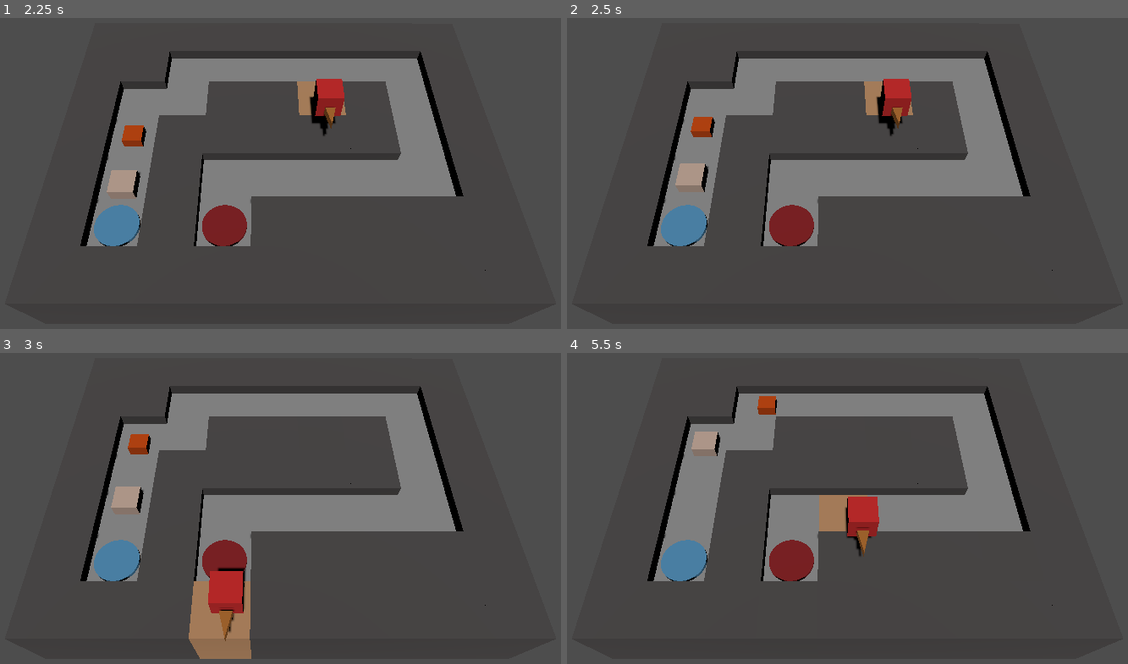
Above: before the commit, frames 1-4 (two rows, left to right).
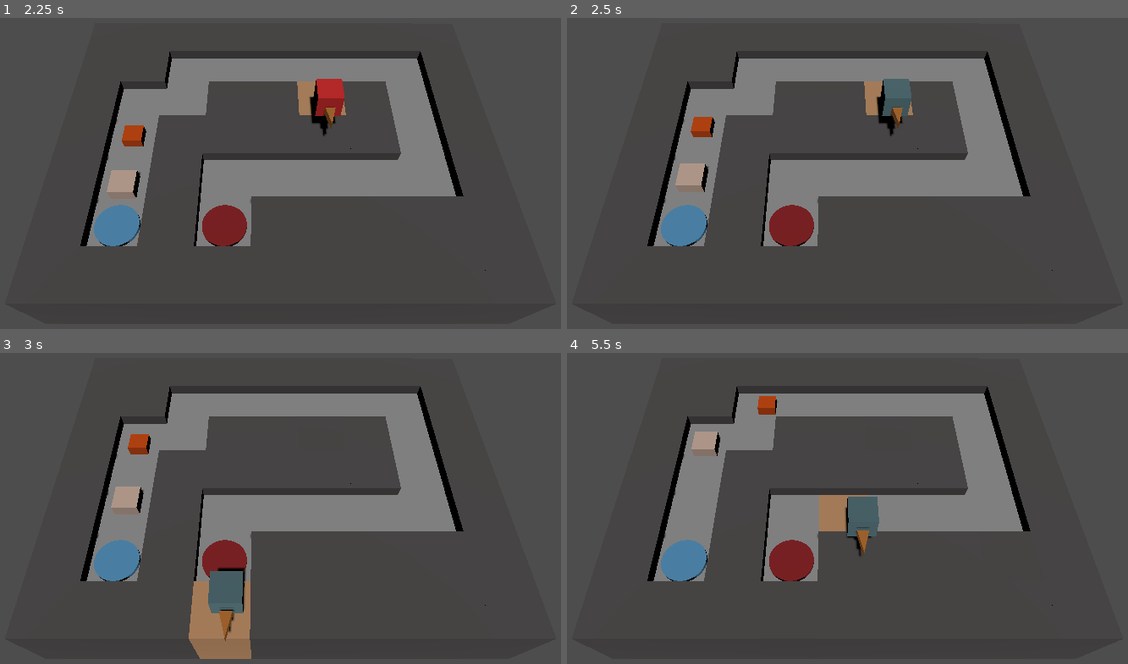
Above: after the commit, the same moments.

Repository: DanDFav/TD_Roguelike
Game: Godot game, scene res://Stages/test_stage.tscn
Same seed, same stepped clock (60 frames per second), same inputs: the game is played once before the commit and once after it.
Inputs (mouse positions are in pixels of both pictures, inside the frame that each line leads up to):
- Up to frame 1 (2.25 s): move the mouse to (409, 161) at 0.52 s; tap 1 (one) at 0.6 s; click (409, 161) at 0.67 s; tap 3 (three) at 0.8, 1.35 s; move the mouse to (123, 201) at 1.27 s; click (123, 201) at 1.42 s; tap 2 (two) at 1.55, 2.1 s; move the mouse to (330, 98) at 2.02 s; click (330, 98) at 2.17 s
- Up to frame 2 (2.5 s): tap 4 (four, bound only after the commit) at 2.3 s
- Up to frame 3 (3 s): move the mouse to (230, 592) at 2.77 s; tap 4 (four, bound only after the commit) at 2.85 s; click (230, 592) at 2.92 s
- Up to frame 4 (5.5 s): tap 1 (one) at 3.05, 3.6 s; move the mouse to (1032, 573) at 3.52 s; click (1032, 573) at 3.67 s; tap 3 (three) at 3.8, 4.35 s; move the mouse to (623, 458) at 4.27 s; click (623, 458) at 4.42 s; tap 2 (two) at 4.55, 5.1 s; move the mouse to (864, 517) at 5.02 s; click (864, 517) at 5.17 s; tap 4 (four, bound only after the commit) at 5.3 s

Frame 1 is identical in both runs. In frame 2, 0.5% of the frame differs, in the area x 56-62%, y 19-32%; in frame 3, 0.8%, in the area x 37-44%, y 70-84%; in frame 4, 0.6%.
Error in both runs: Invalid access to property or key 'selected_unit' on a base object of type 'null instance'. (res://Map-Building/Blocks/block.gd:17)

Commit message:
Working on abilities

Diff:
--- a/Controllers/unit_controller.gd
+++ b/Controllers/unit_controller.gd
@@ -3,6 +3,7 @@
 var ranged_unit_resource = preload("res://Units/Scenes/ranged_unit.tscn")
 var ground_unit_resource = preload("res://Units/Scenes/ground_unit.tscn")
 var healer_unit_resource = preload("res://Units/Scenes/healer_unit.tscn")
+var mirror_unit_resource = preload("res://Units/Scenes/mirror.tscn")
 var selected_unit
 
 
@@ -15,6 +16,8 @@
 		unit_selected("three")
 	elif Input.is_mouse_button_pressed(MOUSE_BUTTON_RIGHT):
 		deselect_unit()
+	elif Input.is_action_just_pressed("four"):
+		unit_selected("four")
 
 func unit_selected(unit):
 	deselect_unit()
@@ -25,6 +28,9 @@
 		selected_unit = ranged_unit_resource.instantiate()
 	elif unit == "three":
 		selected_unit = healer_unit_resource.instantiate()
+	elif unit == "four":
+		selected_unit = mirror_unit_resource.instantiate()
+
 	get_tree().root.add_child(selected_unit)
 	selected_unit = selected_unit.get_child(0)
 
--- a/Units/Scenes/ground_unit.tscn
+++ b/Units/Scenes/ground_unit.tscn
@@ -13,6 +13,8 @@
 material = SubResource("StandardMaterial3D_ejads")
 
 [sub_resource type="BoxShape3D" id="BoxShape3D_j8m6v"]
+
+[sub_resource type="BoxShape3D" id="BoxShape3D_bl4ea"]
 
 [sub_resource type="BoxShape3D" id="BoxShape3D_sqb5u"]
 
@@ -50,6 +52,13 @@
 [node name="mesh_collision" type="CollisionShape3D" parent="Unit" groups=["friendly_unit"]]
 transform = Transform3D(0.5, 0, 0, 0, 0.5, 0, 0, 0, 0.5, 0, 0, 0)
 shape = SubResource("BoxShape3D_j8m6v")
+
+[node name="area_body_shape" type="Area3D" parent="Unit"]
+
+[node name="CollisionShape3D" type="CollisionShape3D" parent="Unit/area_body_shape"]
+transform = Transform3D(0.5, 0, 0, 0, 0.5, 0, 0, 0, 0.5, 0, 0, 0)
+shape = SubResource("BoxShape3D_bl4ea")
+disabled = true
 
 [node name="Area3D" type="Area3D" parent="Unit" groups=["friendly_unit"]]
 input_ray_pickable = false
@@ -117,6 +126,7 @@
 [node name="Stats" type="Node3D" parent="."]
 script = ExtResource("3_fnxa7")
 
+[connection signal="input_event" from="Unit/area_body_shape" to="Unit" method="on_click"]
 [connection signal="body_entered" from="Unit/Area3D" to="Unit" method="_on_area_3d_body_entered"]
 [connection signal="body_exited" from="Unit/Area3D" to="Unit" method="_on_area_3d_body_exited"]
 [connection signal="body_entered" from="Unit/range/Area3D" to="Unit/range" method="body_entered_attack_range"]
--- a/Units/Scenes/healer_unit.tscn
+++ b/Units/Scenes/healer_unit.tscn
@@ -20,6 +20,8 @@
 [sub_resource type="PrismMesh" id="PrismMesh_loa3a"]
 material = SubResource("StandardMaterial3D_g8its")
 size = Vector3(0.2, 1, 0.1)
+
+[sub_resource type="BoxShape3D" id="BoxShape3D_ip323"]
 
 [sub_resource type="BoxShape3D" id="BoxShape3D_sqb5u"]
 
@@ -54,6 +56,13 @@
 [node name="direct_indicator" type="MeshInstance3D" parent="Unit"]
 transform = Transform3D(-0.00215161, 0.400374, -3.8444e-10, 0.00892082, 7.65061e-06, -1.66335, -1.00218, -0.000859507, -0.0148061, 0.5187, 0, -2.26731e-08)
 mesh = SubResource("PrismMesh_loa3a")
+
+[node name="area_body_shape" type="Area3D" parent="Unit"]
+
+[node name="CollisionShape3D" type="CollisionShape3D" parent="Unit/area_body_shape"]
+transform = Transform3D(0.5, 0, 0, 0, 0.5, 0, 0, 0, 0.5, 0, 0, 0)
+shape = SubResource("BoxShape3D_ip323")
+disabled = true
 
 [node name="Area3D" type="Area3D" parent="Unit" groups=["friendly_unit"]]
 input_ray_pickable = false
@@ -117,6 +126,7 @@
 [node name="Stats" type="Node3D" parent="."]
 script = ExtResource("3_rxbnv")
 
+[connection signal="input_event" from="Unit/area_body_shape" to="Unit" method="on_click"]
 [connection signal="body_entered" from="Unit/Area3D" to="Unit" method="_on_area_3d_body_entered"]
 [connection signal="body_exited" from="Unit/Area3D" to="Unit" method="_on_area_3d_body_exited"]
 [connection signal="area_entered" from="Unit/range/Area3D" to="Unit/range" method="_on_area_3d_area_entered"]
--- /dev/null
+++ b/Units/Scenes/mirror.tscn
@@ -0,0 +1,103 @@
+[gd_scene load_steps=13 format=3 uid="uid://5l554qni0mw4"]
+
+[ext_resource type="Script" path="res://Units/Scripts/unit.gd" id="1_g1crt"]
+[ext_resource type="Script" path="res://Units/Scripts/range.gd" id="2_axanp"]
+[ext_resource type="Script" path="res://Units/Scenes/unit_health.gd" id="3_lwmri"]
+[ext_resource type="Script" path="res://Units/Scenes/mirror_stats.gd" id="3_qef8k"]
+
+[sub_resource type="StandardMaterial3D" id="StandardMaterial3D_jbjuf"]
+albedo_color = Color(0.721291, 0.949681, 0.999497, 1)
+metallic = 1.0
+
+[sub_resource type="BoxMesh" id="BoxMesh_nr37r"]
+material = SubResource("StandardMaterial3D_jbjuf")
+
+[sub_resource type="BoxShape3D" id="BoxShape3D_j8m6v"]
+
+[sub_resource type="BoxShape3D" id="BoxShape3D_sqb5u"]
+
+[sub_resource type="StandardMaterial3D" id="StandardMaterial3D_g8its"]
+albedo_color = Color(0.86, 0.535637, 0.2322, 1)
+
+[sub_resource type="PrismMesh" id="PrismMesh_loa3a"]
+material = SubResource("StandardMaterial3D_g8its")
+size = Vector3(0.2, 1, 0.1)
+
+[sub_resource type="StyleBoxFlat" id="StyleBoxFlat_tbju5"]
+bg_color = Color(0, 0, 0, 1)
+
+[sub_resource type="ViewportTexture" id="ViewportTexture_noawi"]
+viewport_path = NodePath("Unit/health/SubViewport")
+
+[node name="mirror" type="Node3D"]
+
+[node name="Unit" type="StaticBody3D" parent="."]
+transform = Transform3D(-4.37114e-08, 0, -1, 0, 1, 0, 1, 0, -4.37114e-08, 0, 0, 0)
+script = ExtResource("1_g1crt")
+
+[node name="MeshInstance3D" type="MeshInstance3D" parent="Unit"]
+transform = Transform3D(0.5, 0, 0, 0, 0.5, 0, 0, 0, 0.5, 0, 0, 0)
+mesh = SubResource("BoxMesh_nr37r")
+
+[node name="mesh_collision" type="CollisionShape3D" parent="Unit"]
+transform = Transform3D(0.5, 0, 0, 0, 0.5, 0, 0, 0, 0.5, 0, 0, 0)
+shape = SubResource("BoxShape3D_j8m6v")
+disabled = true
+
+[node name="Area3D" type="Area3D" parent="Unit"]
+input_ray_pickable = false
+
+[node name="enemy_collision" type="CollisionShape3D" parent="Unit/Area3D"]
+transform = Transform3D(0.7, 0, 0, 0, 0.7, 0, 0, 0, 0.7, 0, 0, 0)
+shape = SubResource("BoxShape3D_sqb5u")
+disabled = true
+
+[node name="Range" type="Node3D" parent="Unit"]
+script = ExtResource("2_axanp")
+
+[node name="Area3D" type="Area3D" parent="Unit/Range"]
+input_ray_pickable = false
+
+[node name="direct_indicator" type="MeshInstance3D" parent="Unit"]
+transform = Transform3D(-0.00215161, 0.400374, -3.8444e-10, 0.00892082, 7.65061e-06, -1.66335, -1.00218, -0.000859507, -0.0148061, 0.5187, 0, -2.26731e-08)
+mesh = SubResource("PrismMesh_loa3a")
+
+[node name="health" type="Node3D" parent="Unit"]
+script = ExtResource("3_lwmri")
+
+[node name="SubViewport" type="SubViewport" parent="Unit/health"]
+disable_3d = true
+transparent_bg = true
+
+[node name="health_bar" type="ProgressBar" parent="Unit/health/SubViewport"]
+anchors_preset = 8
+anchor_left = 0.5
+anchor_top = 0.5
+anchor_right = 0.5
+anchor_bottom = 0.5
+offset_left = -108.5
+offset_top = -13.5
+offset_right = 108.5
+offset_bottom = 13.5
+grow_horizontal = 2
+grow_vertical = 2
+theme_override_styles/background = SubResource("StyleBoxFlat_tbju5")
+step = 1.0
+value = 100.0
+show_percentage = false
+
+[node name="Sprite3D" type="Sprite3D" parent="Unit/health"]
+transform = Transform3D(-1.6995e-08, 0, -1, 0, 0.315, 0, 0.3888, 0, -4.37114e-08, 0, 0.36594, 0)
+billboard = 1
+texture = SubResource("ViewportTexture_noawi")
+
+[node name="heal_colour" type="Timer" parent="Unit/health"]
+wait_time = 0.3
+one_shot = true
+
+[node name="Stats" type="Node3D" parent="."]
+script = ExtResource("3_qef8k")
+
+[connection signal="body_entered" from="Unit/Area3D" to="Unit" method="_on_area_3d_body_entered"]
+[connection signal="body_entered" from="Unit/Range/Area3D" to="Unit" method="body_entered_attack_range"]
+[connection signal="timeout" from="Unit/health/heal_colour" to="Unit/health" method="_on_heal_colour_timeout"]
--- /dev/null
+++ b/Units/Scenes/mirror_stats.gd
@@ -0,0 +1,4 @@
+extends Node3D
+
+@onready var block_count = 0
+@onready var can_be_placed = "ranged"
--- a/Units/Scenes/ranged_unit.tscn
+++ b/Units/Scenes/ranged_unit.tscn
@@ -13,6 +13,8 @@
 material = SubResource("StandardMaterial3D_riujv")
 
 [sub_resource type="BoxShape3D" id="BoxShape3D_j8m6v"]
+
+[sub_resource type="BoxShape3D" id="BoxShape3D_7klqg"]
 
 [sub_resource type="BoxShape3D" id="BoxShape3D_sqb5u"]
 
@@ -46,12 +48,20 @@
 transform = Transform3D(0.5, 0, 0, 0, 0.5, 0, 0, 0, 0.5, 0, 0, 0)
 shape = SubResource("BoxShape3D_j8m6v")
 
+[node name="area_body_shape" type="Area3D" parent="Unit"]
+
+[node name="CollisionShape3D" type="CollisionShape3D" parent="Unit/area_body_shape"]
+transform = Transform3D(0.5, 0, 0, 0, 0.5, 0, 0, 0, 0.5, 0, 0, 0)
+shape = SubResource("BoxShape3D_7klqg")
+disabled = true
+
 [node name="Area3D" type="Area3D" parent="Unit" groups=["friendly_unit"]]
 input_ray_pickable = false
 
 [node name="enemy_collision" type="CollisionShape3D" parent="Unit/Area3D"]
 transform = Transform3D(0.8, 0, 0, 0, 0.8, 0, 0, 0, 0.8, 0, 0, 0)
 shape = SubResource("BoxShape3D_sqb5u")
+disabled = true
 
 [node name="direct_indicator" type="MeshInstance3D" parent="Unit"]
 transform = Transform3D(-0.00215161, 0.400374, -3.8444e-10, 0.00892082, 7.65061e-06, -1.66335, -1.00218, -0.000859507, -0.0148061, 0.5187, 0, -2.26731e-08)
@@ -110,6 +120,7 @@
 transform = Transform3D(-4.37114e-08, 0, -1, 0, 1, 0, 1, 0, -4.37114e-08, 0, 0, 0)
 script = ExtResource("4_g1rtt")
 
+[connection signal="input_event" from="Unit/area_body_shape" to="Unit" method="on_click"]
 [connection signal="body_entered" from="Unit/Area3D" to="Unit" method="_on_area_3d_body_entered"]
 [connection signal="area_entered" from="Unit/range/Area3D" to="Unit/range" method="_on_area_3d_area_entered"]
 [connection signal="body_entered" from="Unit/range/Area3D" to="Unit/range" method="body_entered_attack_range"]
--- a/Units/Scripts/unit.gd
+++ b/Units/Scripts/unit.gd
@@ -10,6 +10,8 @@
 @onready var direction_indicator = $direct_indicator
 @onready var stats = $"../Stats"
 @onready var health_node = $health
+@onready var clickable = $area_body_shape/CollisionShape3D
+#var mirror = preload("res://Units/Scenes/mirror.tscn")
 
 
 var can_be_placed
@@ -86,10 +88,12 @@
 
 func place_unit(block):
 	placed = true
+
 	placed_on = block
 	position.y = block.height
 	global_position.x = block.global_position.x
 	global_position.z = block.global_position.z
+	clickable.disabled = false
 
 
 func _input(event) -> void:
@@ -135,10 +139,14 @@
 	health_node.take_damage(damage)
 
 
-#var blocked = false
-#var blocked_by
 func on_death():
 	for enemy in blocked_enemies:
 		enemy.unblock()
 		pass
 	get_parent().queue_free()
+
+
+func on_click(camera: Node, event: InputEvent, event_position: Vector3, normal: Vector3, shape_idx: int) -> void:
+	if event is InputEventMouseButton and event.is_pressed():
+		if event.button_index == MOUSE_BUTTON_LEFT:
+			print("Ground Unit")
--- a/project.godot
+++ b/project.godot
@@ -37,3 +37,8 @@
 "events": [Object(InputEventKey,"resource_local_to_scene":false,"resource_name":"","device":-1,"window_id":0,"alt_press …(191 unchanged characters)…
 ]
 }
+four={
+"deadzone": 0.5,
+"events": [Object(InputEventKey,"resource_local_to_scene":false,"resource_name":"","device":-1,"window_id":0,"alt_pressed":false,"shift_pressed":false,"ctrl_pressed":false,"meta_pressed":false,"pressed":false,"keycode":0,"physical_keycode":52,"key_label":0,"unicode":52,"location":0,"echo":false,"script":null)
+]
+}
Not shown: 1 places in Units/Scenes/ground_unit.tscn that only renumber resources
Not shown: 1 places in Units/Scenes/healer_unit.tscn that only renumber resources
Not shown: 1 places in Units/Scenes/ranged_unit.tscn that only renumber resources
